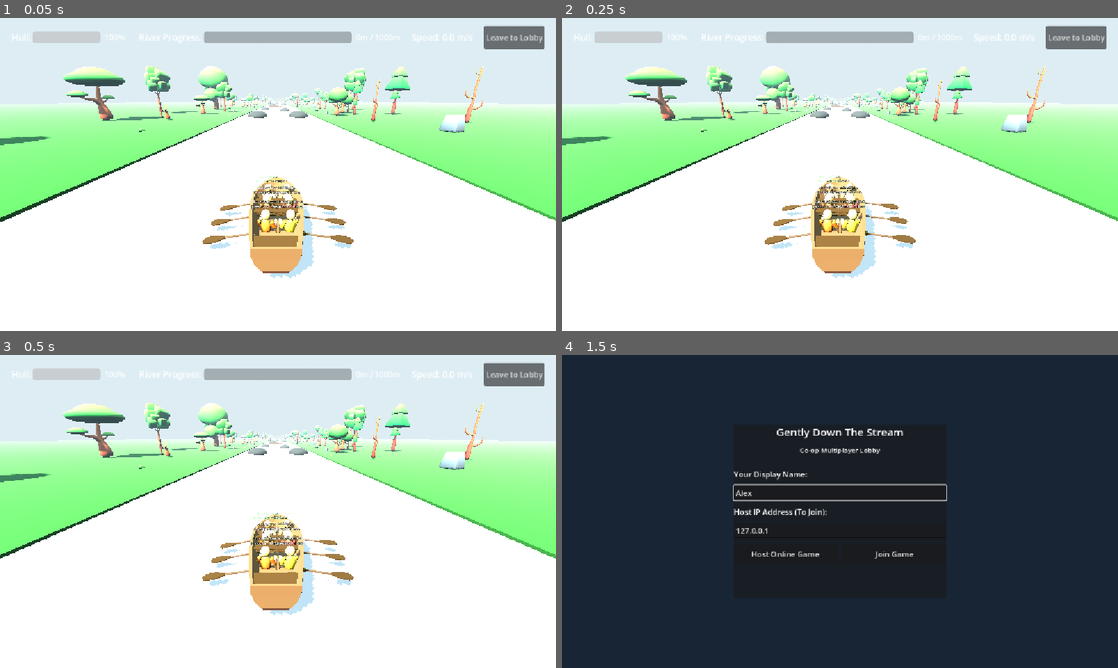
Above: before the commit, frames 1-4 (two rows, left to right).
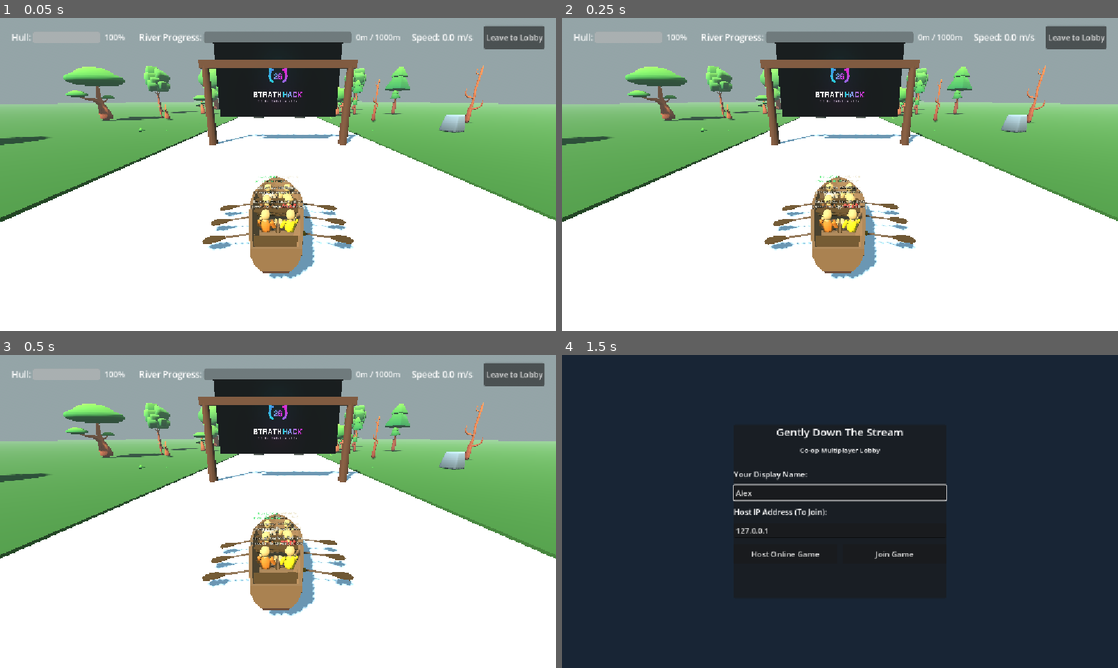
Above: after the commit, the same moments.

Repository: Calpringles/StrathPlay-StrathHack26-team-6
Game: Godot game, scene res://river.tscn
Two runs of this game, one before a commit and one after it. Both use one fixed random seed, a clock stepped at 60 frames per second and the inputs below. This scene is started directly instead of the project's main scene.
Inputs (mouse positions are in pixels of both pictures, inside the frame that each line leads up to):
- Up to frame 1 (0.05 s): no input
- Up to frame 2 (0.25 s): no input
- Up to frame 3 (0.5 s): no input
- Up to frame 4 (1.5 s): click "Leave to Lobby" at 0.5 s; click (840, 492) at 1.27 s; type "Alex" at 1.35 s

The runs differ from the first frame. In frame 1, 49% of the frame differs, in the area x 0-100%, y 0-84%; in frame 2, 49%; in frame 3, 49%; in frame 4, nothing differs.

Commit message:
Fix skybox and add banner

Diff:
--- /dev/null
+++ b/gently-down-the-stream/Game-Assets/Skybox-assets/shader/main.gdshader
@@ -0,0 +1,116 @@
+shader_type sky;
+
+group_uniforms Sky;
+uniform vec4 sky_day : source_color = vec4(0.0,0.3,0.7,1.0);
+uniform vec4 horizon_day : source_color = vec4(0.75,0.85,0.85,1.0);
+uniform vec4 horizon_sunset : source_color = vec4(0.9,0.4,0.1,1.0);
+uniform vec4 sky_sunset : source_color = vec4(0.15, 0.2, 0.4, 1.0);
+uniform vec4 horizon_night : source_color = vec4(0.1, 0.15, 0.2, 1.0);
+uniform vec4 sky_night : source_color = vec4(0.05, 0.10, 0.15, 1.0);
+uniform float day_night_mix : hint_range(-1.0, 1.0, 0.1) = 0.8;
+uniform bool use_directional_light = true;
+uniform float horizon_exponent = 2.0;
+uniform float sunset_amount_exponent = 0.7;
+uniform float night_amount_exponent = 4.0;
+
+group_uniforms Clouds;
+uniform sampler2D cloud_tex_01;
+uniform sampler2D cloud_tex_02;
+uniform vec4 cloud_color : source_color = vec4(0.8, 0.8, 0.8, 1.0);
+uniform vec2 cloud_tiling = vec2(1.0);
+uniform vec2 wind_speed = vec2(0.5);
+uniform float cloud_density : hint_range(0.0, 5.0, 0.1) = 0.7;
+uniform float cloud_depth = 2.0;
+uniform float cloud_shape_exponent = 2.0;
+uniform float cloud_occlude_exponent = 1.0;
+
+group_uniforms Stars;
+uniform sampler2D night_noise_01;
+uniform sampler2D night_noise_02;
+
+group_uniforms Sun;
+uniform float sun_scale = 0.05;
+uniform float sun_strength = 15.0;
+uniform vec4 sun_color : source_color = vec4(1.0,0.9,0.0,1.0);
+
+group_uniforms Moon;
+uniform float moon_scale = 0.03;
+uniform float moon_strength = 15.0;
+uniform vec4 moon_color : source_color = vec4(0.5,0.55,0.7,1.0);
+
+float plane_intersection(vec3 origin, vec3 normal, vec3 ray_start, vec3 ray_dir) {
+	return dot(origin - ray_start, normal) / dot(ray_dir, normal);
+}
+
+float get_cloud_height(sampler2D tex, vec2 uv) {
+	float height = texture(tex, uv).r;
+	height = clamp((height - (1.0 - cloud_density)) / (cloud_density), 0.0, 1.0);
+	return pow(height, cloud_shape_exponent);
+}
+
+void sky() {
+	float t = plane_intersection(vec3(0.0, 1.0, 0.0), vec3(0.0, -1.0, 0.0), vec3(0.0), EYEDIR);
+
+	float blend = day_night_mix;
+	if(use_directional_light){
+		blend = LIGHT0_DIRECTION.y;
+	}
+
+	vec3 sky = vec3(0.0);
+	vec3 horizon_color = vec3(0.0);
+	vec3 sky_color = vec3(0.0);
+
+	float cloud_value = 0.0;
+	if(t >= 0.0){
+		vec3 wind = vec3(wind_speed.x, 0.0, wind_speed.y) * TIME * 0.1;
+		vec3 tiling = vec3(cloud_tiling.x, 1.0, cloud_tiling.y) * 0.2;
+		vec3 cloud_pos1 = EYEDIR * t * tiling + wind;
+		vec3 cloud_pos2 = EYEDIR * t * tiling + (wind*0.5);
+
+		float height1 = get_cloud_height(cloud_tex_01, cloud_pos1.xz);
+		float height2 = get_cloud_height(cloud_tex_02, cloud_pos2.xz);
+		cloud_pos1 += EYEDIR * height1 * cloud_depth * 0.1;
+		cloud_pos2 += EYEDIR * height2 * cloud_depth * 0.1;
+		height1 = get_cloud_height(cloud_tex_01,cloud_pos1.xz);
+		height2 = get_cloud_height(cloud_tex_02,cloud_pos2.xz);
+		cloud_value = min(height1, height1 * height2);
+
+		cloud_value *= smoothstep(0.0, 0.2, EYEDIR.y);
+	}
+
+	float sun_distance = clamp(1.0 - distance(EYEDIR, LIGHT0_DIRECTION) - pow(cloud_value,cloud_occlude_exponent),0.0,1.0);
+	float sun_disc = clamp(smoothstep(1.0 - sun_scale, 1.0, sun_distance), 0.0, 1.0);
+	float sun_glow = clamp(0.0, 1.0, (pow(sun_distance, 4.0)*0.07));
+	vec3 sun = mix(vec3(0.0), sun_color.rgb * sun_strength, max(sun_disc, sun_glow));
+
+	float moon_distance = clamp(1.0 - distance(EYEDIR, -LIGHT0_DIRECTION) - pow(cloud_value,cloud_occlude_exponent * 2.0),0.0,1.0);
+	float moon_disc = clamp(smoothstep(1.0 - moon_scale, 1.0, moon_distance), 0.0, 1.0);
+	float moon_glow = clamp(0.0, 1.0, (pow(moon_distance, 8.0)*0.07));
+	vec3 moon = mix(vec3(0.0), moon_color.rgb * moon_strength, max(moon_disc, moon_glow));
+
+	float night_noise = texture(night_noise_02, (EYEDIR / ((1.0 - abs(t) * 0.05))).xz).r;
+	float stars = smoothstep(0.9, .95, texture(night_noise_01, (EYEDIR / ((1.0 - abs(t) * 0.05))).xz).r);
+	float night_blend = clamp(0.0,1.0,0.0 - blend);
+	stars = clamp(clamp((stars - cloud_value * 2.0), 0.0, 1.0) * night_blend, 0.0, 1.0) + (night_noise*0.01);
+
+	horizon_color = mix(horizon_sunset, horizon_day, clamp(blend,0.0,1.0)).rgb;
+	horizon_color = mix(horizon_night.rgb, horizon_color, pow(clamp(1.0+blend,0.0,1.0), 4.0)).rgb;
+
+	vec3 sky_night_mix = sky_night.rgb * (night_noise * 0.5 + 0.5);
+	sky_color = mix(sky_sunset, sky_day, clamp(blend,0.0,1.0)).rgb;
+	sky_color = mix(sky_night_mix, sky_color, clamp(pow(1.0+blend, 4.0),0.0,1.0)).rgb;
+
+	sky = mix(sky_color, horizon_color, pow(1.0 - abs(EYEDIR.y), horizon_exponent));
+	sky = mix(sky, cloud_color.rgb * 1.0, pow(cloud_value, 0.8));
+
+
+	sky += stars * 1.0;
+
+	sky = mix(sky, mix(sky_color * 0.5, horizon_color, EYEDIR.y + 1.0).rgb, clamp(pow(1.0 - EYEDIR.y, 2.0), 0.0, 1.0));
+	if(use_directional_light) {
+		sky += sun * clamp(pow(EYEDIR.y + 1.0, 16.0),0.0,1.0);
+		sky += moon * clamp(pow(EYEDIR.y + 1.0, 16.0),0.0,1.0);
+	}
+
+	COLOR = sky;
+}
--- /dev/null
+++ b/gently-down-the-stream/Game-Assets/Skybox-assets/textures/clouds/clouds_01.tres
@@ -0,0 +1,16 @@
+[gd_resource type="NoiseTexture2D" format=3 uid="uid://dy4tvvd6jbv0g"]
+
+[sub_resource type="Gradient" id="Gradient_7q0hw"]
+
+[sub_resource type="FastNoiseLite" id="FastNoiseLite_6a233"]
+noise_type = 0
+seed = 4
+fractal_octaves = 6
+
+[resource]
+width = 1024
+height = 1024
+noise = SubResource("FastNoiseLite_6a233")
+color_ramp = SubResource("Gradient_7q0hw")
+seamless = true
+seamless_blend_skirt = 0.2
--- /dev/null
+++ b/gently-down-the-stream/Game-Assets/Skybox-assets/textures/clouds/clouds_02.tres
@@ -0,0 +1,15 @@
+[gd_resource type="NoiseTexture2D" load_steps=3 format=3 uid="uid://bb5calsl3axsd"]
+
+[sub_resource type="Gradient" id="Gradient_17467"]
+
+[sub_resource type="FastNoiseLite" id="FastNoiseLite_551kl"]
+noise_type = 3
+fractal_octaves = 8
+
+[resource]
+width = 1024
+height = 1024
+seamless = true
+seamless_blend_skirt = 0.4
+color_ramp = SubResource("Gradient_17467")
+noise = SubResource("FastNoiseLite_551kl")
--- /dev/null
+++ b/gently-down-the-stream/Game-Assets/Skybox-assets/textures/clouds/clouds_03.tres
@@ -0,0 +1,10 @@
+[gd_resource type="NoiseTexture2D" format=3 uid="uid://y2rosh6pwqt3"]
+
+[sub_resource type="FastNoiseLite" id="FastNoiseLite_2ox0b"]
+noise_type = 2
+frequency = 0.008
+
+[resource]
+noise = SubResource("FastNoiseLite_2ox0b")
+seamless = true
+seamless_blend_skirt = 0.2
--- /dev/null
+++ b/gently-down-the-stream/Game-Assets/Skybox-assets/textures/clouds/clouds_04.tres
@@ -0,0 +1,13 @@
+[gd_resource type="NoiseTexture2D" format=3 uid="uid://cfp60l0lt2it5"]
+
+[sub_resource type="FastNoiseLite" id="FastNoiseLite_cysbe"]
+noise_type = 2
+fractal_octaves = 3
+
+[resource]
+width = 1024
+height = 1024
+noise = SubResource("FastNoiseLite_cysbe")
+seamless = true
+invert = true
+seamless_blend_skirt = 0.2
--- /dev/null
+++ b/gently-down-the-stream/Game-Assets/Skybox-assets/textures/clouds/clouds_05.tres
@@ -0,0 +1,9 @@
+[gd_resource type="NoiseTexture2D" format=3 uid="uid://ccpyryyg8n1ev"]
+
+[sub_resource type="FastNoiseLite" id="FastNoiseLite_657r7"]
+fractal_type = 2
+fractal_octaves = 2
+
+[resource]
+noise = SubResource("FastNoiseLite_657r7")
+seamless = true
--- /dev/null
+++ b/gently-down-the-stream/Game-Assets/Skybox-assets/textures/clouds/clouds_06.tres
@@ -0,0 +1,9 @@
+[gd_resource type="NoiseTexture2D" format=3 uid="uid://cuk3etwx1exvn"]
+
+[sub_resource type="FastNoiseLite" id="FastNoiseLite_6gjkr"]
+seed = 2
+fractal_type = 2
+
+[resource]
+noise = SubResource("FastNoiseLite_6gjkr")
+seamless = true
--- /dev/null
+++ b/gently-down-the-stream/Game-Assets/Skybox-assets/textures/clouds/clouds_07.tres
@@ -0,0 +1,9 @@
+[gd_resource type="NoiseTexture2D" load_steps=2 format=3 uid="uid://de68x5ujqbcqu"]
+
+[sub_resource type="FastNoiseLite" id="FastNoiseLite_dgh5d"]
+noise_type = 2
+frequency = 0.0482
+
+[resource]
+seamless = true
+noise = SubResource("FastNoiseLite_dgh5d")
--- a/gently-down-the-stream/boat.gd
+++ b/gently-down-the-stream/boat.gd
@@ -122,6 +122,9 @@
 		last_stroke_times.append(-999.0)
 
 	_update_seat_labels()
+	# Scene changes can arrive immediately after the roster RPC. Refresh once
+	# deferred so all synced player data is available before showing rowers.
+	call_deferred("_update_seat_labels")
 
 	# Listen for network roster updates if NetworkManager is active
 	if is_inside_tree():
@@ -130,6 +133,8 @@
 			nm.player_list_updated.connect(_update_seat_labels)
 
 func _setup_collision() -> void:
+	collision_layer = 1
+	collision_mask = 1
 	var col_shape: CollisionShape3D = get_node_or_null("CollisionShape3D")
 	if col_shape == null:
 		col_shape = CollisionShape3D.new()
@@ -348,7 +353,12 @@
 		oars.append(pivot)
 
 func _is_multiplayer_active() -> bool:
-	return is_inside_tree() and multiplayer != null and multiplayer.has_multiplayer_peer()
+	if not is_inside_tree() or multiplayer == null or not multiplayer.has_multiplayer_peer():
+		return false
+	var active_peer: MultiplayerPeer = multiplayer.multiplayer_peer
+	# A peer object can exist while a client is still connecting or after a
+	# failed attempt. Only treat the game as multiplayer after the handshake.
+	return multiplayer.is_server() or active_peer.get_connection_status() == MultiplayerPeer.CONNECTION_CONNECTED
 
 func _is_server() -> bool:
 	return not _is_multiplayer_active() or (multiplayer != null and multiplayer.is_server())
--- a/gently-down-the-stream/character_customizer.gd
+++ b/gently-down-the-stream/character_customizer.gd
@@ -14,7 +14,7 @@
 	Color("#3498db"), # 8: Sky Blue
 	Color("#9b59b6"), # 9: Royal Purple
 	Color("#ff9ff3"), # 10: Bubblegum Pink
-	Color("#34495e"), # 11: Charcoal / Navy
+	Color("#34495e"), # 11:  Navy
 	Color("#f5f6fa")  # 12: Pure White
 ]
 
@@ -94,7 +94,7 @@
 	var sx = 1 if x0 < x1 else -1
 	var sy = 1 if y0 < y1 else -1
 	var err = dx + dy
-	var r = thickness / 2
+	var r: int = int(thickness / 2.0)
 	while true:
 		for ox in range(-r, r + 1):
 			for oy in range(-r, r + 1):
--- a/gently-down-the-stream/networking/NetworkManager.gd
+++ b/gently-down-the-stream/networking/NetworkManager.gd
@@ -198,6 +198,9 @@
 func start_game(scene_path: String) -> void:
 	if not multiplayer.is_server():
 		return
+	# Ensure every peer has the final names, seats, and customization data
+	# before the river scene is created on each machine.
+	_sync_players_to_clients.rpc(players)
 	_load_game_scene.rpc(scene_path)
 
 @rpc("authority", "call_local", "reliable")
--- a/gently-down-the-stream/river.gd
+++ b/gently-down-the-stream/river.gd
@@ -49,6 +49,7 @@
 	_create_river_banks()
 	_generate_obstacles()
 	_decorate_banks()
+	_create_start_banner()
 	_create_finish_line()
 	_create_hud()
 
@@ -70,27 +71,56 @@
 
 		# Procedural daylight sky
 		var sky_mat: ProceduralSkyMaterial = ProceduralSkyMaterial.new()
-		sky_mat.sky_top_color = Color(0.38, 0.64, 0.90, 1.0)
-		sky_mat.sky_horizon_color = Color(0.68, 0.78, 0.84, 1.0)
-		sky_mat.ground_bottom_color = Color(0.18, 0.22, 0.18, 1.0)
-		sky_mat.ground_horizon_color = Color(0.68, 0.78, 0.84, 1.0)
+		sky_mat.sky_top_color = Color("#466579")
+		sky_mat.sky_horizon_color = Color("#a9bbc0")
+		sky_mat.ground_bottom_color = Color("#4f6255")
+		sky_mat.ground_horizon_color = Color("#b2c0bd")
+		sky_mat.sun_angle_max = 18.0
+		sky_mat.sun_curve = 0.08
 		var sky: Sky = Sky.new()
 		sky.sky_material = sky_mat
 		env.background_mode = Environment.BG_SKY
 		env.sky = sky
 
 		env.ambient_light_source = Environment.AMBIENT_SOURCE_SKY
-		env.ambient_light_energy = 0.85
+		env.ambient_light_energy = 0.58
 		env.tonemap_mode = Environment.TONE_MAPPER_ACES
 		env.fog_enabled = true
-		env.fog_light_color = Color(0.70, 0.82, 0.88, 1.0)
-		env.fog_density = 0.002
-		env_node.environment = env
+		env.fog_light_color = Color("#9fc9d0")
+		env.fog_density = 0.0012
+		env.fog_height = 2.0
+		env.fog_height_density = 0.018
 		add_child(env_node)
+	if env_node.environment == null:
+		env_node.environment = Environment.new()
+
+	# Always apply the restrained river look, including when the scene already
+	# contains a WorldEnvironment resource.
+	var active_env: Environment = env_node.environment
+	var muted_sky: Sky = Sky.new()
+	# Reliable built-in equivalent of the third reference: cool blue upper sky,
+	# pale blue-grey horizon, and a restrained daylight gradient.
+	var fallback_sky := ProceduralSkyMaterial.new()
+	fallback_sky.sky_top_color = Color("#587b98")
+	fallback_sky.sky_horizon_color = Color("#b8cbd1")
+	fallback_sky.ground_bottom_color = Color("#52675b")
+	fallback_sky.ground_horizon_color = Color("#b4c4bf")
+	fallback_sky.sun_angle_max = 24.0
+	fallback_sky.sun_curve = 0.12
+	muted_sky.sky_material = fallback_sky
+	active_env.background_mode = Environment.BG_SKY
+	active_env.sky = muted_sky
+	active_env.ambient_light_source = Environment.AMBIENT_SOURCE_SKY
+	active_env.ambient_light_energy = 0.38
+	active_env.tonemap_mode = Environment.TONE_MAPPER_FILMIC
+	active_env.tonemap_exposure = 0.72
+	active_env.fog_enabled = true
+	active_env.fog_light_color = Color("#87979a")
+	active_env.fog_density = 0.0025
 
 	if directional_light != null:
 		directional_light.light_color = Color("#fff8e7")
-		directional_light.light_energy = 1.2
+		directional_light.light_energy = 0.65
 		directional_light.shadow_enabled = true
 		directional_light.rotation_degrees = Vector3(-45, -30, 0)
 
@@ -172,7 +202,7 @@
 	add_child(bed_mesh_inst)
 
 # Mathematical terrain height function so trees, props, and ground mesh share the EXACT same elevation
-func get_ground_height(x: float, z: float) -> float:
+func get_ground_height(x: float, _z: float) -> float:
 	var dist_from_river = absf(x) - (RIVER_WIDTH / 2.0)
 	if dist_from_river <= 0.0:
 		return 0.0 # River channel stays level with water surface
@@ -523,6 +553,9 @@
 func _spawn_rock(parent: Node3D, pos: Vector3, radius: float, mat: Material) -> void:
 	var rock: StaticBody3D = StaticBody3D.new()
 	rock.name = "Rock"
+	rock.add_to_group("river_damage_obstacle")
+	rock.collision_layer = 1
+	rock.collision_mask = 1
 	rock.position = pos
 	parent.add_child(rock)
 
@@ -544,6 +577,9 @@
 func _spawn_log(parent: Node3D, pos: Vector3, length: float, mat: Material) -> void:
 	var log_body: StaticBody3D = StaticBody3D.new()
 	log_body.name = "Log"
+	log_body.add_to_group("river_damage_obstacle")
+	log_body.collision_layer = 1
+	log_body.collision_mask = 1
 	log_body.position = pos
 	parent.add_child(log_body)
 
@@ -614,6 +650,60 @@
 	finish_lbl.position = Vector3(0.0, 5.8, 0.08)
 	finish_node.add_child(finish_lbl)
 
+func _create_start_banner() -> void:
+	var banner_root := Node3D.new()
+	banner_root.name = "StartingBanner"
+	banner_root.position = Vector3(0.0, 0.0, -13.0)
+	add_child(banner_root)
+
+	var wood_mat := StandardMaterial3D.new()
+	wood_mat.albedo_color = Color("#6b3f21")
+	wood_mat.roughness = 0.86
+
+	# Tall posts leave a generous opening for the boat and oars.
+	for side in [-1.0, 1.0]:
+		var post := MeshInstance3D.new()
+		var post_mesh := CylinderMesh.new()
+		post_mesh.top_radius = 0.28
+		post_mesh.bottom_radius = 0.38
+		post_mesh.height = 6.2
+		post.mesh = post_mesh
+		post.material_override = wood_mat
+		post.position = Vector3(side * 5.8, 3.1, 0.0)
+		banner_root.add_child(post)
+
+	var beam := MeshInstance3D.new()
+	var beam_mesh := BoxMesh.new()
+	beam_mesh.size = Vector3(12.4, 0.55, 0.55)
+	beam.mesh = beam_mesh
+	beam.material_override = wood_mat
+	beam.position = Vector3(0.0, 6.35, 0.0)
+	banner_root.add_child(beam)
+
+	# Dark backing makes the supplied logo readable against the sky.
+	var sign := MeshInstance3D.new()
+	var sign_mesh := BoxMesh.new()
+	sign_mesh.size = Vector3(7.2, 2.25, 0.16)
+	sign.mesh = sign_mesh
+	var sign_mat := StandardMaterial3D.new()
+	sign_mat.albedo_color = Color("#3b2418")
+	sign_mat.roughness = 0.9
+	sign.material_override = sign_mat
+	sign.position = Vector3(0.0, 5.10, -0.03)
+	banner_root.add_child(sign)
+
+	var banner_texture = load("res://Game-Assets/Banner/strathhack for banner.webp")
+	if banner_texture != null:
+		var logo := Sprite3D.new()
+		logo.texture = banner_texture
+		logo.pixel_size = 0.0075
+		logo.shaded = false
+		logo.no_depth_test = false
+		# Put the logo on the camera-facing side of the wooden backing.
+		logo.position = Vector3(0.0, 5.10, 0.13)
+		logo.rotation_degrees.y = 0.0
+		banner_root.add_child(logo)
+
 func _create_hud() -> void:
 	hud_layer = CanvasLayer.new()
 	hud_layer.name = "HUD"
@@ -733,6 +823,10 @@
 	# 5. Game Over Panel (Modal)
 	game_over_panel = PanelContainer.new()
 	game_over_panel.set_anchors_preset(Control.PRESET_CENTER)
+	game_over_panel.offset_left = -200.0
+	game_over_panel.offset_top = -120.0
+	game_over_panel.offset_right = 200.0
+	game_over_panel.offset_bottom = 120.0
 	game_over_panel.custom_minimum_size = Vector2(400, 240)
 	game_over_panel.visible = false
 	root_control.add_child(game_over_panel)
@@ -772,6 +866,10 @@
 	# 6. Victory Panel (Modal)
 	victory_panel = PanelContainer.new()
 	victory_panel.set_anchors_preset(Control.PRESET_CENTER)
+	victory_panel.offset_left = -210.0
+	victory_panel.offset_top = -130.0
+	victory_panel.offset_right = 210.0
+	victory_panel.offset_bottom = 130.0
 	victory_panel.custom_minimum_size = Vector2(420, 260)
 	victory_panel.visible = false
 	root_control.add_child(victory_panel)
@@ -859,7 +957,7 @@
 			if collider != null:
 				var col_name = collider.name
 				var dmg = 0.0
-				if col_name.begins_with("Rock"):
+				if collider.is_in_group("river_damage_obstacle") or col_name.begins_with("Rock"):
 					dmg = 15.0
 				elif col_name.begins_with("Log"):
 					dmg = 10.0
@@ -874,8 +972,29 @@
 		if collided_obstacle:
 			damage_cooldown = 0.6 # Damage immunity window
 
+	# Fallback for low-speed contacts where CharacterBody3D does not report a
+	# slide collision reliably. This also makes damage work consistently on the
+	# authoritative host in multiplayer.
+	if damage_cooldown <= 0.0:
+		var obstacles := get_tree().get_nodes_in_group("river_damage_obstacle")
+		for obstacle in obstacles:
+			if is_instance_valid(obstacle) and boat.global_position.distance_to(obstacle.global_position) < 2.6:
+				var hit_damage := 10.0 if obstacle.name.begins_with("Log") else 15.0
+				_apply_damage(hit_damage, "Collided with %s!" % obstacle.name)
+				damage_cooldown = 0.6
+				break
+
 func _apply_damage(amount: float, reason: String) -> void:
-	boat_health = maxf(0.0, boat_health - amount)
+	var new_health = maxf(0.0, boat_health - amount)
+	_apply_damage_state(new_health, amount, reason)
+	# The host owns physics and damage. Mirror the resulting state so every
+	# player sees the flash, notification, hull value, and game-over panel at
+	# the same time.
+	if multiplayer != null and multiplayer.has_multiplayer_peer() and multiplayer.is_server():
+		_sync_damage.rpc(new_health, amount, reason)
+
+func _apply_damage_state(new_health: float, amount: float, reason: String) -> void:
+	boat_health = new_health
 	shake_intensity = 0.45
 	if damage_flash_rect != null:
 		damage_flash_rect.color.a = 0.45
@@ -890,6 +1009,10 @@
 
 	if boat_health <= 0.0:
 		_trigger_game_over()
+
+@rpc("authority", "call_remote", "reliable")
+func _sync_damage(new_health: float, amount: float, reason: String) -> void:
+	_apply_damage_state(new_health, amount, reason)
 
 func _on_boat_sync_row(_seat_a: int, _seat_b: int) -> void:
 	sync_combos += 1
Binary file added: gently-down-the-stream/Game-Assets/Banner/strathhack for banner.webp
Not shown, added: gently-down-the-stream/Game-Assets/Banner/strathhack for banner.webp.import
Not shown, added: gently-down-the-stream/Game-Assets/Skybox-assets/shader/main.gdshader.uid
Not shown, added: gently-down-the-stream/Game-Assets/Skybox-assets/shader/util/triplanar.gdshaderinc
Not shown, added: gently-down-the-stream/Game-Assets/Skybox-assets/shader/util/triplanar.gdshaderinc.uid
